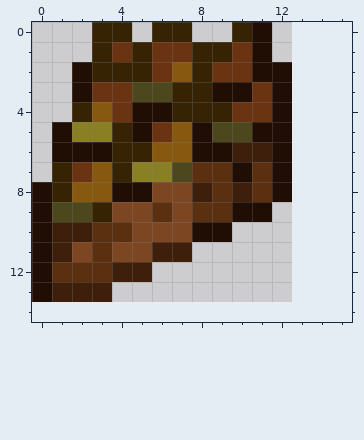
Two versions of one pixel-art sprite, Items/Consumable/Food/AcornCake.png. Above is the file before it was changed.
The file is 26x28 pixels, drawn in blocks of 2x2; one block is one cell here. Colours within 5 levels of each other are drawn and written as one. The old version is drawn lined up with the new one, on the new canvas.
Now the later version:
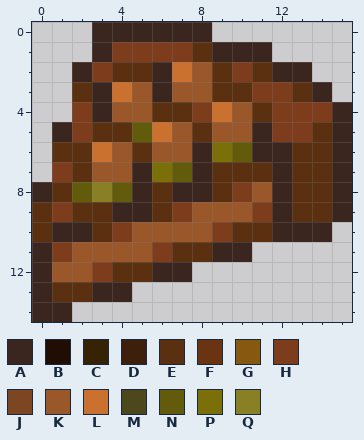
Palette (. is transparent): A #3a251f  B #200e05  C #352303  D #3d1f0b  E #5a3011  F #6a3312  G #875810  H #7d3d1d  J #7c4622  K #99572a  L #ca7130  M #4c471c  N #635b0c  P #7a6f09  Q #898026
Edits made:
canvas 13x14 -> 16x15
@@ x 0..15 @@
- 0 ...CC.CC..CB....
- 1 ...CFCFFCCFB....
- 2 ..BCCCFGCFFBB...
- 3 ..BFFMMCCBBFB...
- 4 ..CGFBBCCCFFB...
- 5 .BQQCBFGBMMBB...
- 6 .BBBCCGGBBDDB...
- 7 .CFGCQQMEEBEB...
- 8 BCGGBBJJDEDEB...
- 9 BMMCJJEJEEBB....
-10 BDDEEJJJBB......
-11 BDJEJJDD........
-12 BEEEDD..........
-13 BDDD............
-14 ................
+ 0 ...AAAAAA.......
+ 1 ...AHHHHEAAA....
+ 2 ..AHEEALKEHEAA..
+ 3 ..EALKAKKEEHHEA.
+ 4 ..HAKKEEHLKEHHHA
+ 5 .AHEENLKEKKAHHEA
+ 6 .EELKEKKAPNAAEEA
+ 7 .HEKKAPNAEEEAEEA
+ 8 AENQNAEAAEHKAEEA
+ 9 EHEEAAEHKKKHAEEA
+10 EAAEHKKKKHEEAAA.
+11 AHKKKKHEEAA.....
+12 AKKHEEAA........
+13 AEEAA...........
+14 AA..............
